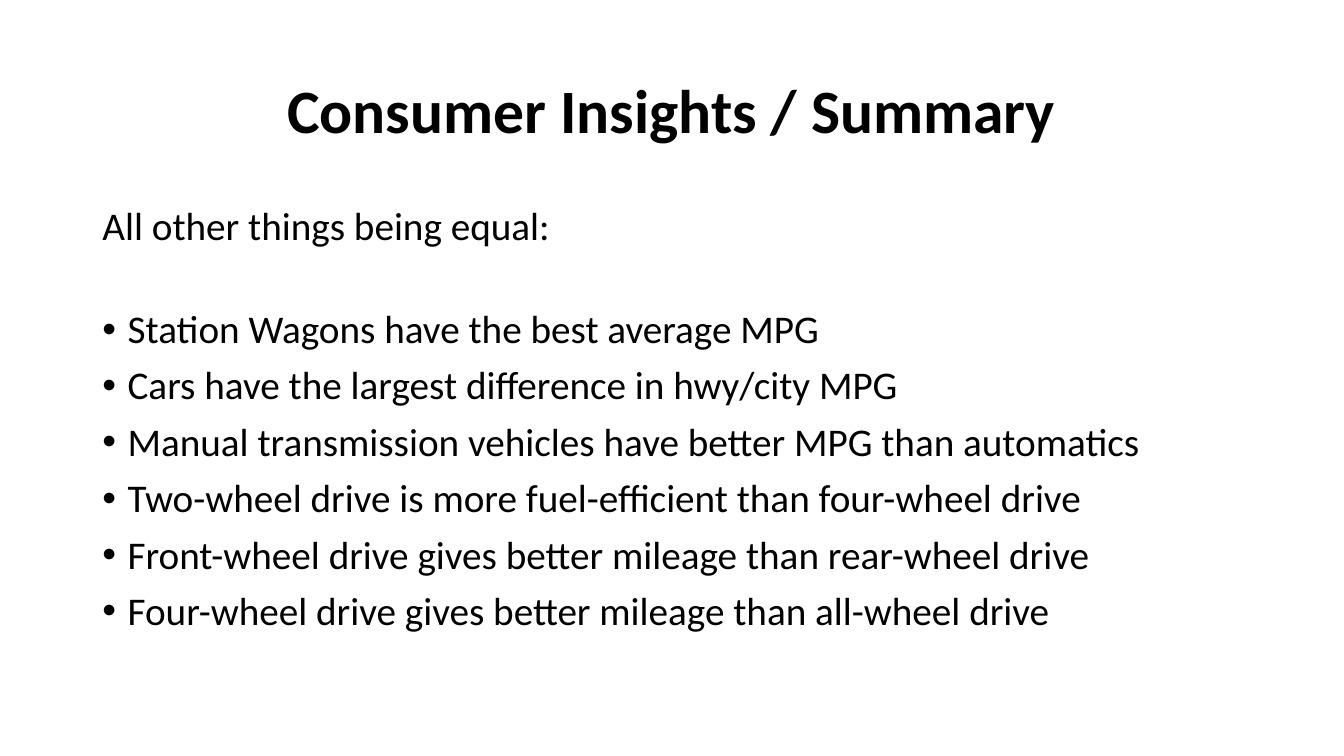
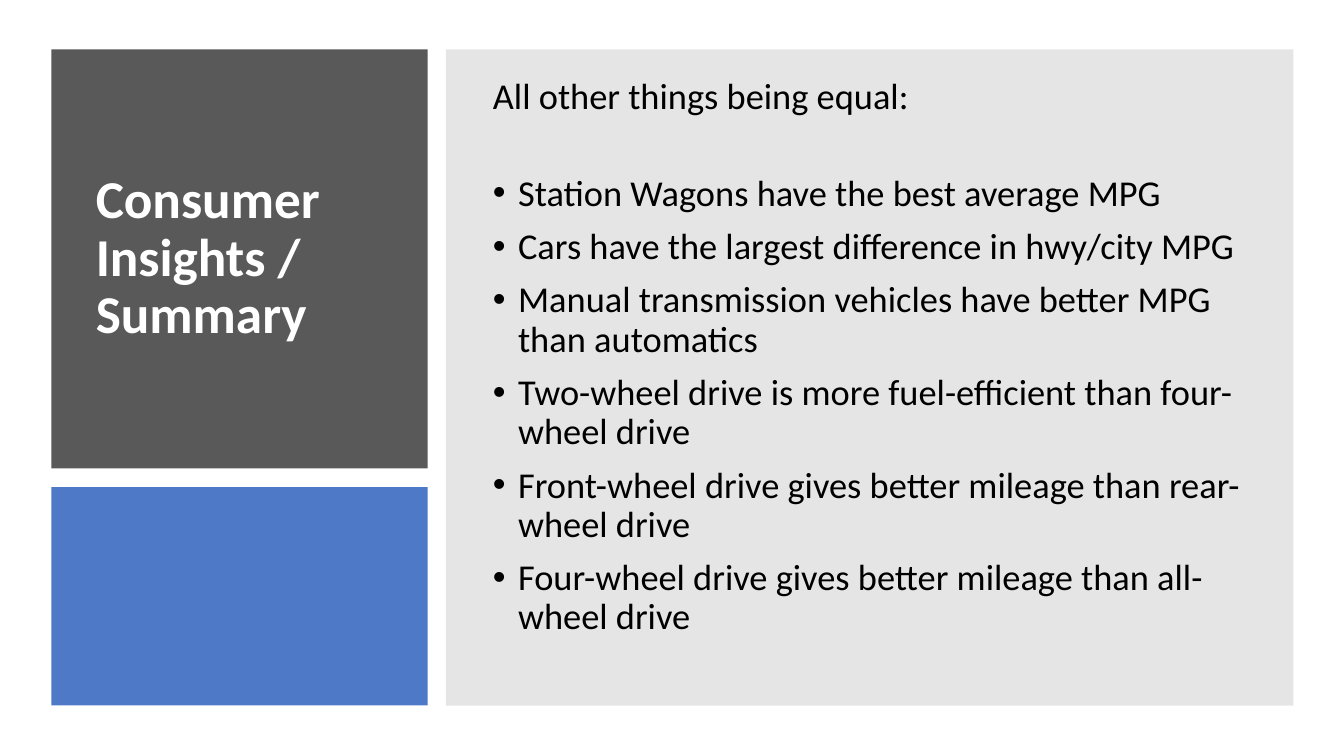
Before and after one commit to spenser-v/EPA_Data_Analysis, a slide deck: slide 12 of thinkful data analysis capstone.pptx. Drawn at 1344x756 pixels with LibreOffice and Linux fonts; fonts in the diff are those of the drawing. Boxes give left, top, right and bottom in pixels: in the first picture for what was removed or moved away, otherwise in the second. Text is boxed around its words. In the diff, an @@ line names an element or a change of style, - is before the commit and + after.

```diff
--- a/thinkful data analysis capstone.pptx
+++ b/thinkful data analysis capstone.pptx
@@ rectangle added at <box>51,49,427,469</box>, fill #595959 @@
@@ rectangle added at <box>446,49,1294,706</box>, fill #808080 at 20% opacity @@
@@ title "Consumer Insights / Summary": place and size @@
-title "Consumer Insights / Summary" at <box>287,89,1055,144</box>
+title "Consumer Insights / Summary" at <box>96,183,320,342</box>
@@ title "Consumer Insights / Summary" at <box>96,183,320,342</box>: size 44 to 38 pt, text colour #000000 to #FFFFFF; alignment centre to left @@
@@ text "All other things being equal:": place and size @@
-text "All other things being equal:" at <box>102,212,1139,632</box>
+text "All other things being equal:" at <box>493,83,1240,630</box>
@@ text "All other things being equal:" at <box>493,83,1240,630</box>: size 28 to 26 pt; vertical alignment top to middle @@
@@ rectangle added at <box>51,487,427,706</box>, fill #4472C4 at 95% opacity @@
```
Also in this commit, not shown: 11 other slides changed.
